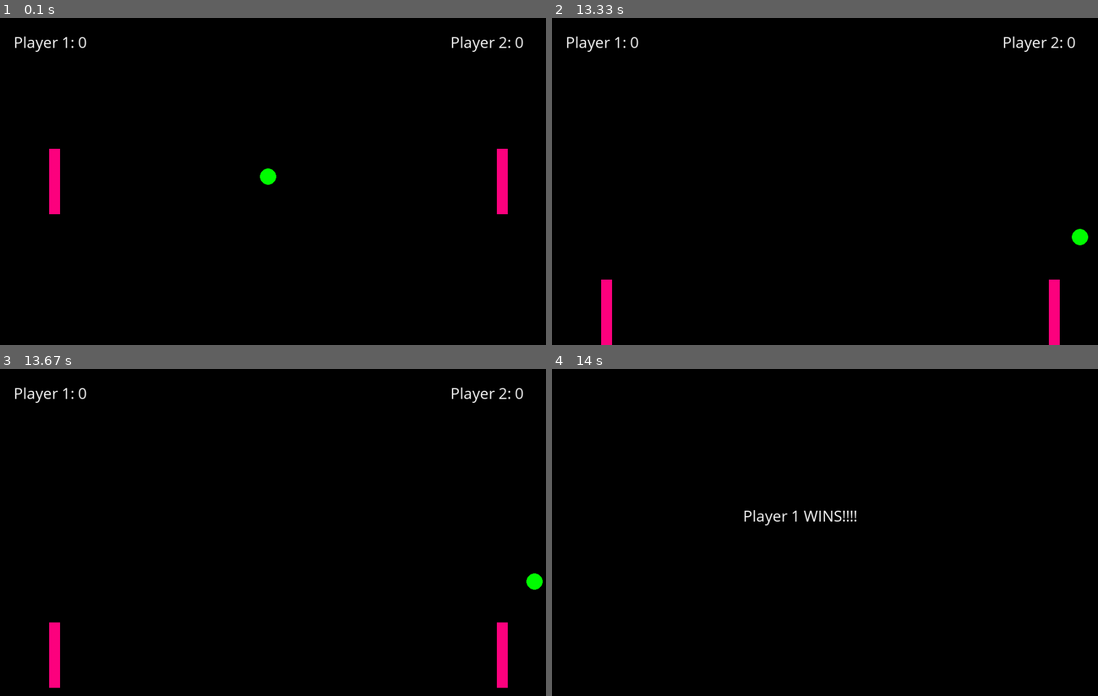
Above: before the commit, frames 1-4 (two rows, left to right).
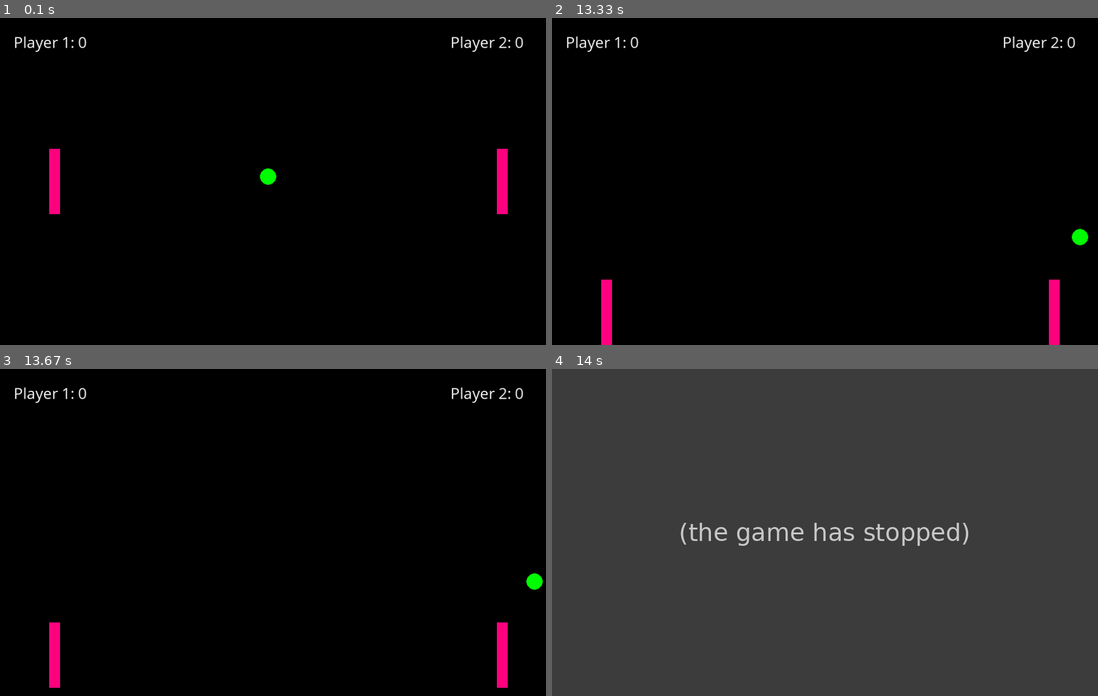
Above: after the commit, the same moments.

Repository: judyjn/pong_pygame
Game: pygame game, started from u1.py
Same seed, same stepped clock (60 frames per second), same inputs: the game is played once before the commit and once after it.
Inputs:
- Up to frame 1 (0.1 s): no input
- Up to frame 2 (13.33 s): hold Left 0.33-0.87 s; hold Down 0.9-1.2 s; hold S 0.9-1.2 s; hold Left 1.23-1.63 s; hold A 1.23-1.63 s; hold Up 1.67-2.03 s; hold W 1.67-2.03 s; hold Right 2.07-2.7 s; hold D 2.07-2.7 s; hold Down 2.73-3.1 s; hold S 2.73-3.1 s; hold Left 3.13-3.6 s; hold A 3.13-3.6 s; hold Right 3.63-4.1 s; hold D 3.63-4.1 s; hold Up 4.13-4.43 s; hold W 4.13-4.43 s; hold Right 4.47-4.93 s; hold D 4.47-4.93 s; hold Left 4.97-5.5 s; hold A 4.97-5.5 s; hold Down 5.53-5.83 s; hold S 5.53-5.83 s; hold Up 6.3-6.67 s; hold W 6.3-6.67 s; hold Right 6.7-7.33 s; hold D 6.7-7.33 s; hold Down 7.37-7.73 s; hold S 7.37-7.73 s; hold Left 7.77-8.23 s; hold A 7.77-8.23 s; hold Right 8.27-8.73 s; hold D 8.27-8.73 s; hold Up 8.77-9.07 s; hold W 8.77-9.07 s; hold Down 10.17-10.47 s; hold S 10.17-10.47 s; hold Up 10.93-11.3 s; hold W 10.93-11.3 s; hold Down 12-12.37 s; hold S 12-12.37 s
- Up to frame 3 (13.67 s): hold Up from 13.4 s (still down); hold W from 13.4 s (still down)
- Up to frame 4 (14 s): release Up at 13.7 s; release W at 13.7 s

Frames 1-3 are identical in both runs. In frame 4, 100% of the frame differs, in the area x 0-100%, y 0-100%.
After the commit the program exited at 13.83 s; later frames show no game.

Commit message:
Fixed variable names

Diff:
--- a/u1.py
+++ b/u1.py
@@ -1,33 +1,17 @@
 import pygame
-import random
+import random, sys
+from button import Button
 #import os
+from game_rules import *
+#import operator
 
-#import operator
 pygame.init()
 players = {'Player 1': 0,  'Player 2': 0}
 W, H = 1000, 600
 wn = pygame.display.set_mode((W,H))
 
 run = True
-direction = [0, 1]
-angle = [0, 1, 2]
 
-#ball
-green = (0,255,0)
-rad = 15
-b_x, b_y = W/2 - rad, H/2 - rad
-b_vel_x, b_vel_y = 0.6, 0.6
-
-#paddle
-pink = (255, 0, 127)
-pad_w, pad_h = 20, 120
-left_pad_y = right_pad_y = H/2 - pad_h/2
-left_pad_x, right_pad_x = 100 - pad_w/2, W - (100 - pad_w/2)
-left_pad_vel = right_pad_vel = 0
-
-#gadget
-left_gadget = right_gadget = 0
-left_gad_rem = right_gad_rem = 5
 
 while run:
     #players = {'Player 1': 0,  'Player 2': 0}
@@ -130,7 +114,7 @@
             if left_pad_y <= b_y <= left_pad_y + pad_h:
                 b_x = left_pad_x + pad_w
                 b_vel_x *= -3.5
-                leftt_gadget = 0
+                left_gadget = 0
                 left_gad_rem -= 1
     elif left_gadget == 2:
         left_pad_y = b_y
@@ -143,7 +127,7 @@
                 b_y = right_pad_x + pad_w
                 b_vel_x *= -3.5
                 right_gadget = 0
-                right_gadget -= 1
+                right_gadget_rem -= 1
     elif right_gadget == 2:
         right_pad_y = b_y
         right_gadget = 0
@@ -174,7 +158,7 @@
     winning_font = pygame.font.SysFont('comicsansms', 100)
     if players['Player 1'] == 1 or players['Player 2'] == 1:
         wn.fill((0,0,0))
-        winner = font.render(f'{max(players, key = players.get)} WINS!!!!', True, (255,255,255))
+        winner = winning_font.render(f'{max(players, key = players.get)} WINS!!!!', True, (255,255,255))
         wn.blit(winner, (350, 250))
-
+        run = False
     pygame.display.update()
